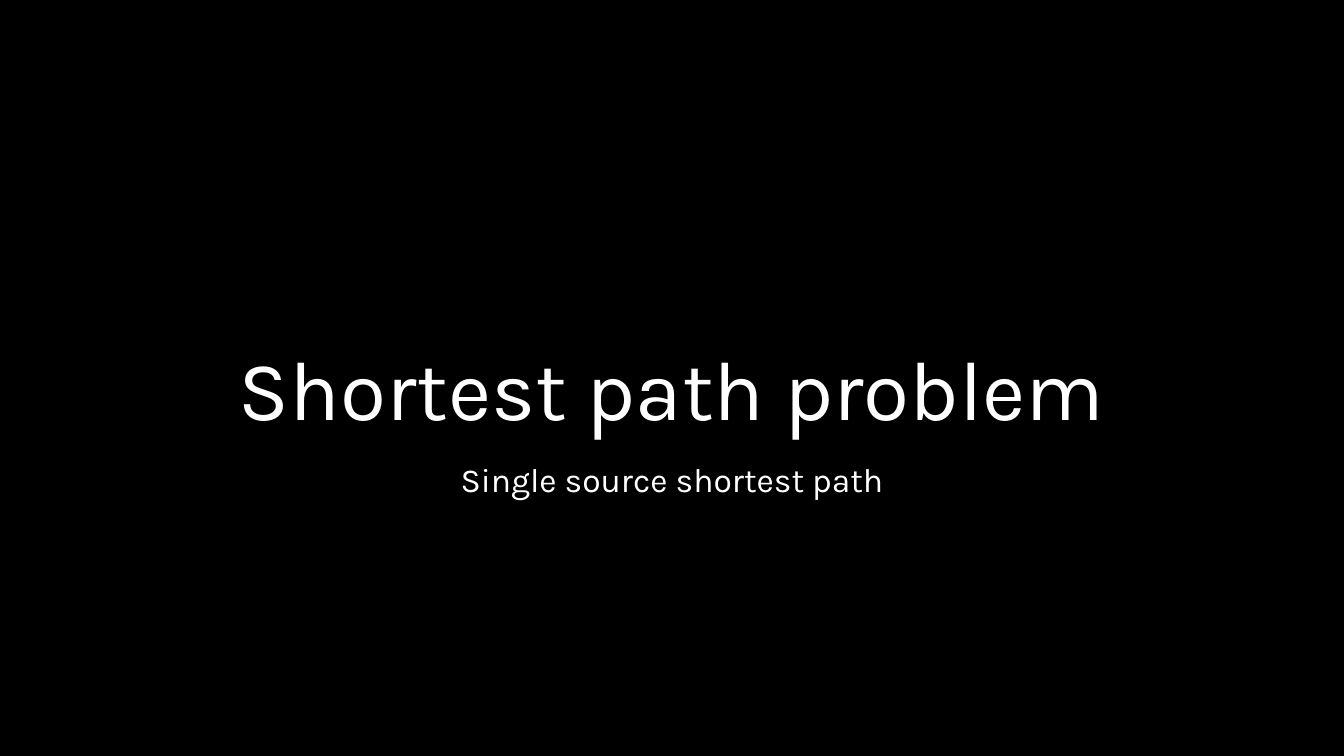
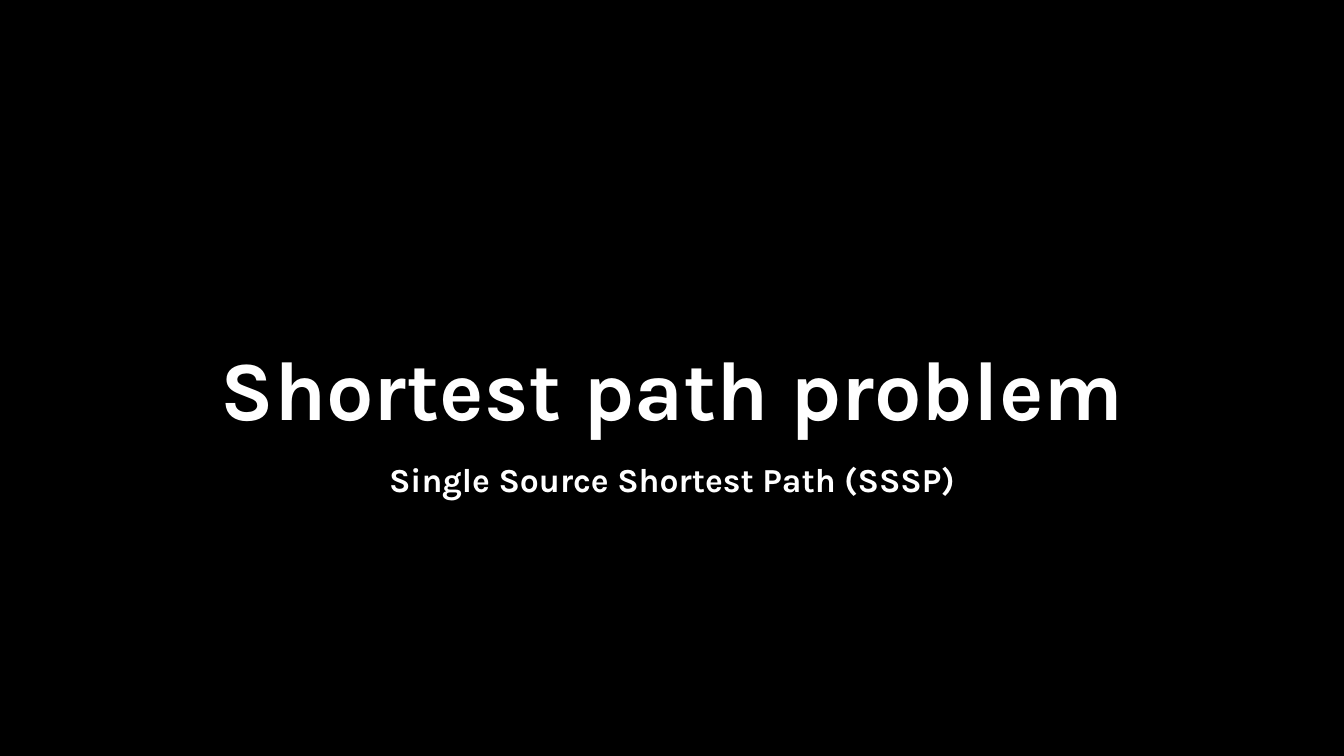
Before and after one commit to RobertNagy299/dsa-i-teaching, a slide deck: slide 31 of MyOwnPresentations/pptx/Min_Span_Tree_Shortest_Path_X.pptx (slide 30 before the commit). Drawn at 1344x756 pixels with LibreOffice and Linux fonts; fonts in the diff are those of the drawing; background and template pictures are left out. Boxes give left, top, right and bottom in pixels: in the first picture for what was removed or moved away, otherwise in the second. Text is boxed around its words. In the diff, an @@ line names an element or a change of style, - is before the commit and + after.

```diff
--- a/MyOwnPresentations/pptx/Min_Span_Tree_Shortest_Path_X.pptx
+++ b/MyOwnPresentations/pptx/Min_Span_Tree_Shortest_Path_X.pptx
@@ title "Shortest path problem" at (x1=220, y1=362, x2=1123, y2=440): bold on @@
@@ text at (x1=389, y1=467, x2=955, y2=501): text changed; bold on @@
-Single source shortest path
+Single Source Shortest Path (SSSP)
```
Also in this commit, not shown: 4 other slides changed, 1 slide added, 3 slides removed, 19 other files.
